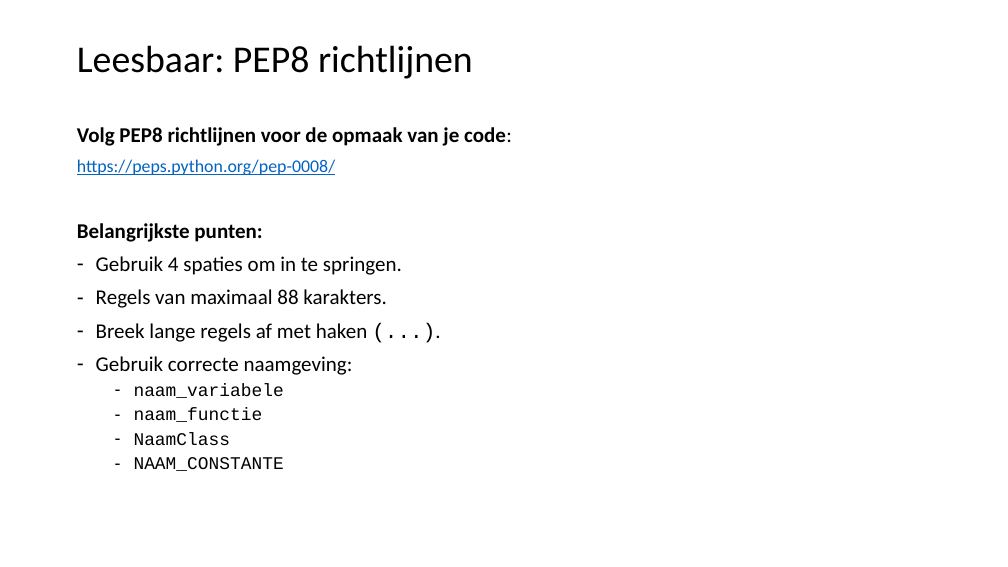
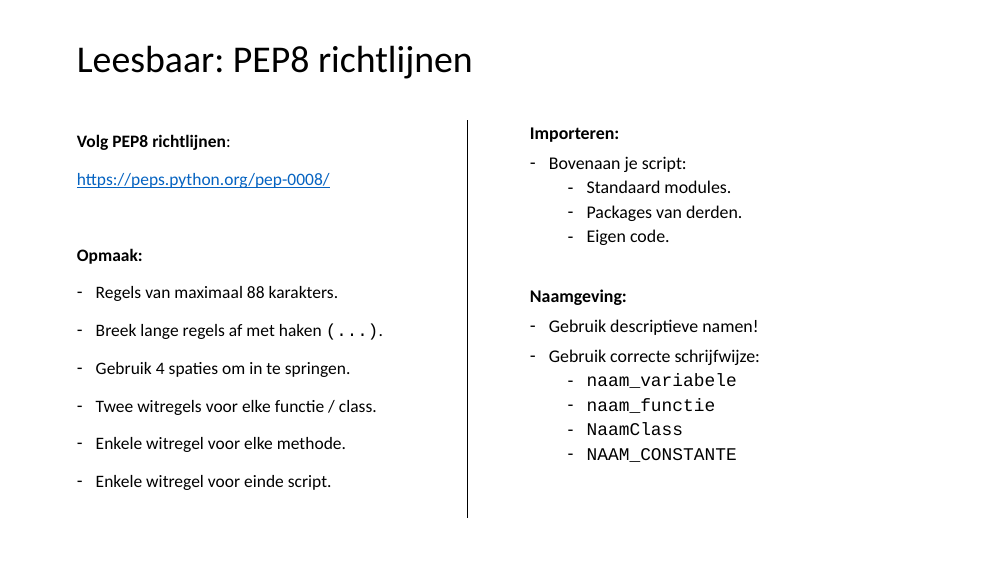
Before and after one commit to LFKoning/knowledge-sharing, a slide deck: slide 5 of python_trainees/2_production_code/python_traineeship_2.pptx. Drawn at 1008x567 pixels with LibreOffice and Linux fonts; fonts in the diff are those of the drawing. Boxes give left, top, right and bottom in pixels: in the first picture for what was removed or moved away, otherwise in the second. Text is boxed around its words. In the diff, an @@ line names an element or a change of style, - is before the commit and + after.

Commit message:
Update part 2 Python course

```diff
--- a/python_trainees/2_production_code/python_traineeship_2.pptx
+++ b/python_trainees/2_production_code/python_traineeship_2.pptx
@@ text at <box>77,134,231,150</box>: text changed; size 20 to 16.6 pt @@
-Volg PEP8 richtlijnen voor de opmaak van je code:
+Volg PEP8 richtlijnen:
@@ line added from (468, 120) to (468, 518), #000000 1.5 pt @@
@@ text added at <box>530,127,760,462</box>, 17 pt, text #000000 @@
+Importeren:
+– Bovenaan je script:
+  – Standaard modules.
+  – Packages van derden.
+  – Eigen code.
+Naamgeving:
+– Gebruik descriptieve namen!
+– Gebruik correcte schrijfwijze:
+  – naam_variabele
+  – naam_functie
+  – NaamClass
+  – NAAM_CONSTANTE
@@ text at <box>77,173,339,339</box>: size 17 to 16.6 pt in "https://peps.python.org/pep-0008/"; size 20 to 16.6 pt in "Regels van maximaal 88 karakters.", "Breek lange regels af met haken (...)."; line spacing 0.9 to 1.3 @@
@@ text at <box>77,248,143,264</box>: text changed; size 20 to 16.6 pt; bold on @@
-Belangrijkste punten:
-– Gebruik 4 spaties om in te springen.
+Opmaak:
@@ text at <box>96,362,377,490</box>: text changed; size 17 to 16.6 pt; font Courier New to Calibri @@
-– Gebruik correcte naamgeving:
-  – naam_variabele
-  – naam_functie
-  – NaamClass
-  – NAAM_CONSTANTE
+– Gebruik 4 spaties om in te springen.
+– Twee witregels voor elke functie / class.
+– Enkele witregel voor elke methode.
+– Enkele witregel voor einde script.
```
Also in this commit, not shown: 30 other slides changed, 3 slides added, 1 slide removed, 12 other files.
